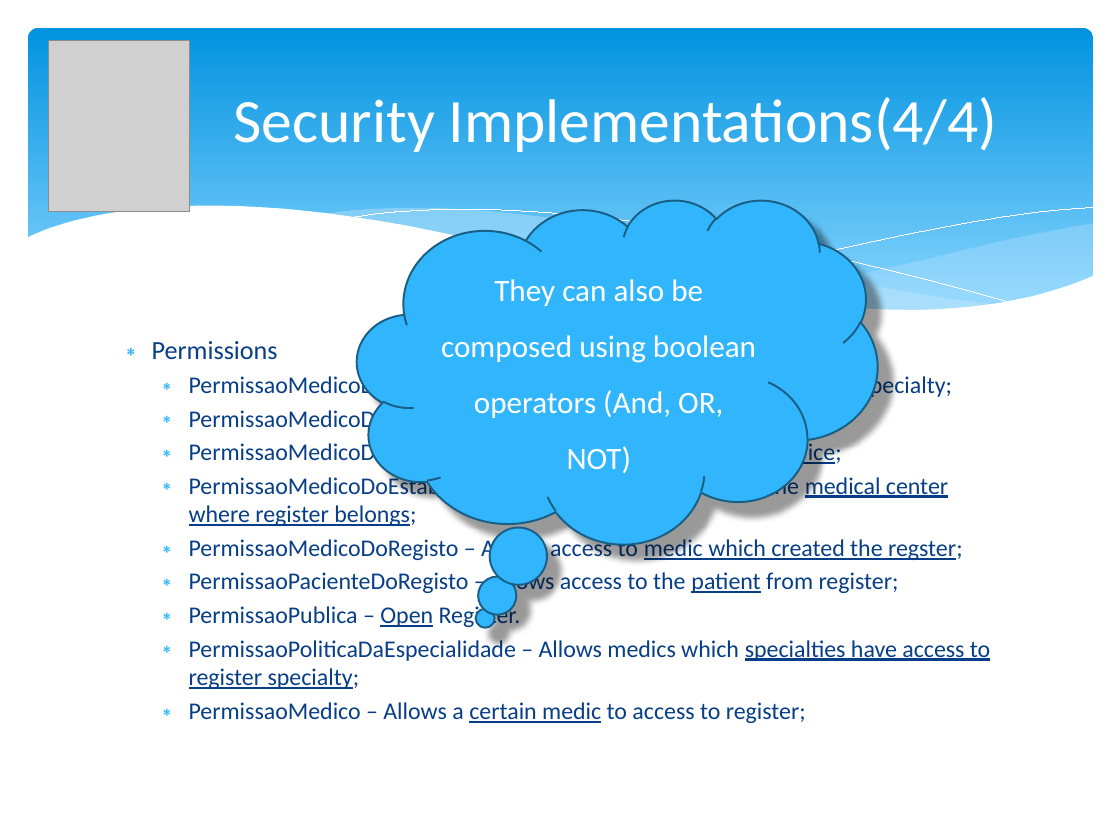
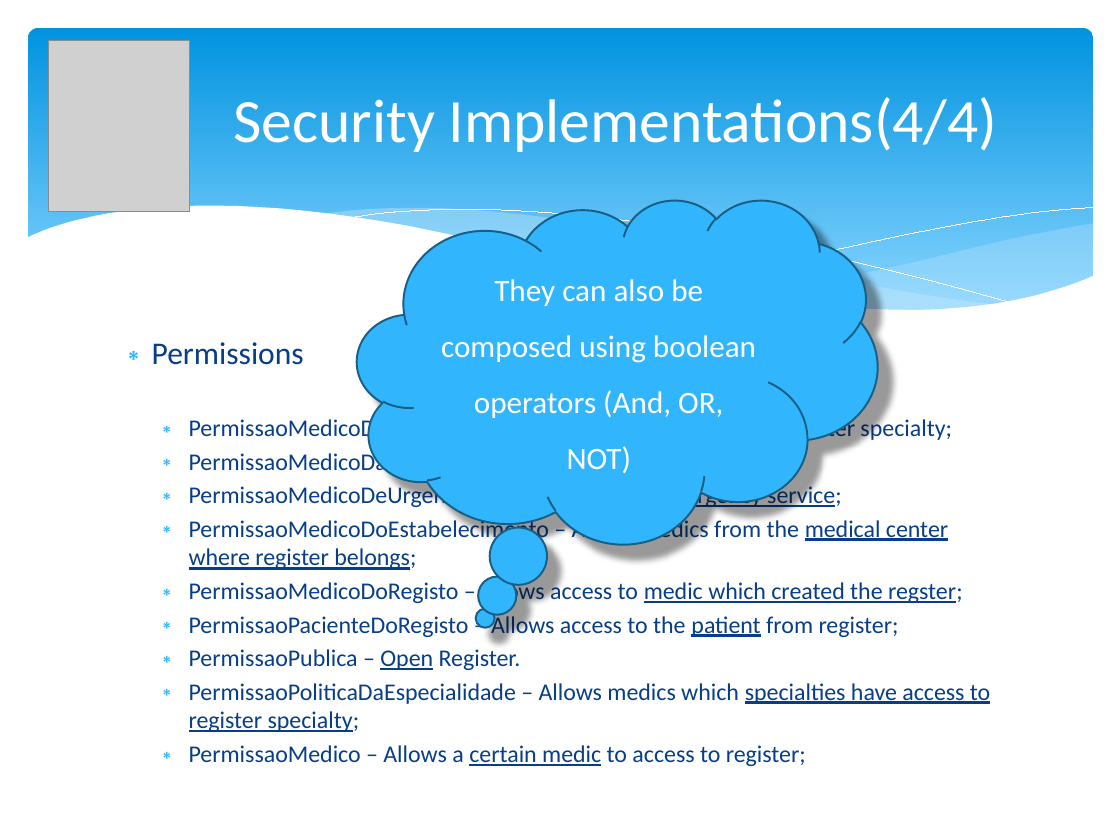
Before and after one commit to AfonsoFGarcia/med-db, a slide deck: slide 7 of Apresentacao/SIRS-A-28.pptx. Drawn at 1120x840 pixels with LibreOffice and Linux fonts; fonts in the diff are those of the drawing; grey boxes stand for pictures. Boxes give left, top, right and bottom in pixels: in the first picture for what was removed or moved away, otherwise in the second. Text is boxed around its words. In the diff, an @@ line names an element or a change of style, - is before the commit and + after.

```diff
--- a/Apresentacao/SIRS-A-28.pptx
+++ b/Apresentacao/SIRS-A-28.pptx
@@ text at [152, 342, 304, 365]: size 16.8 to 20.3 pt in "Permissions" @@
```
Also in this commit, not shown: 1 other slide changed.
